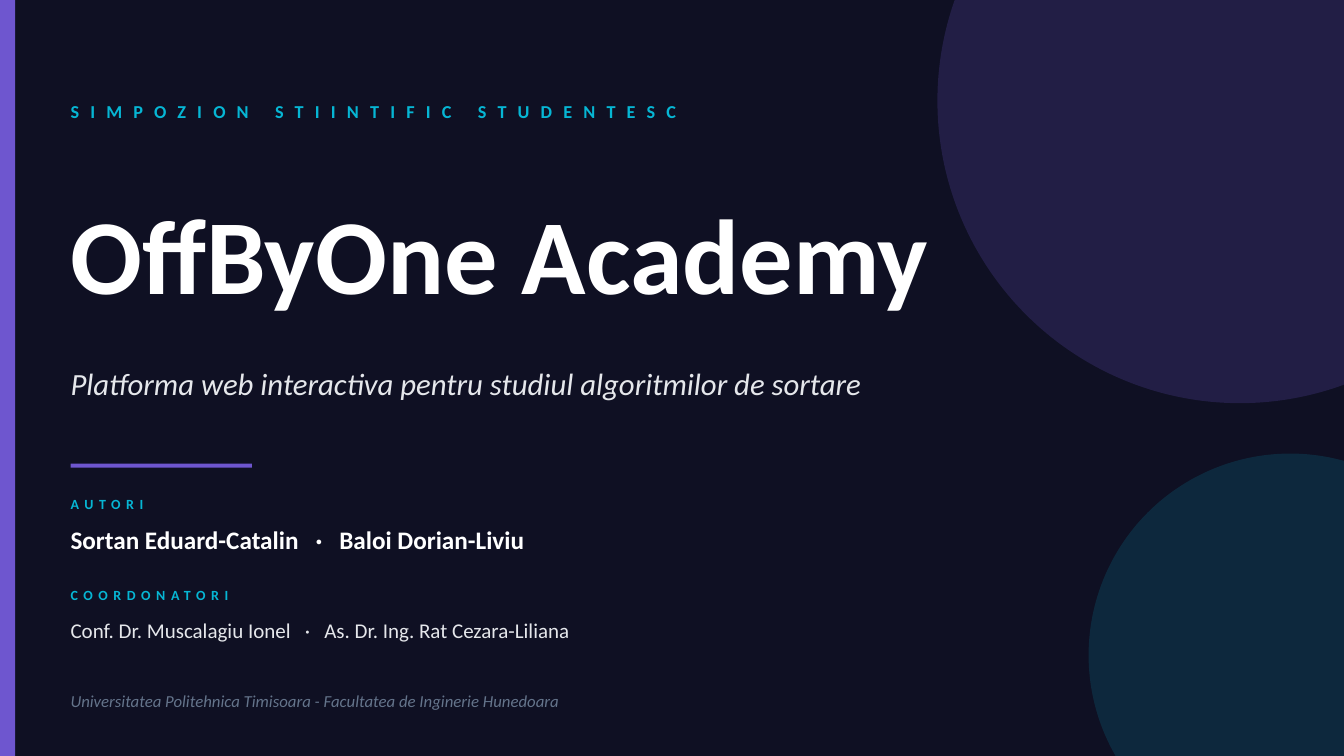
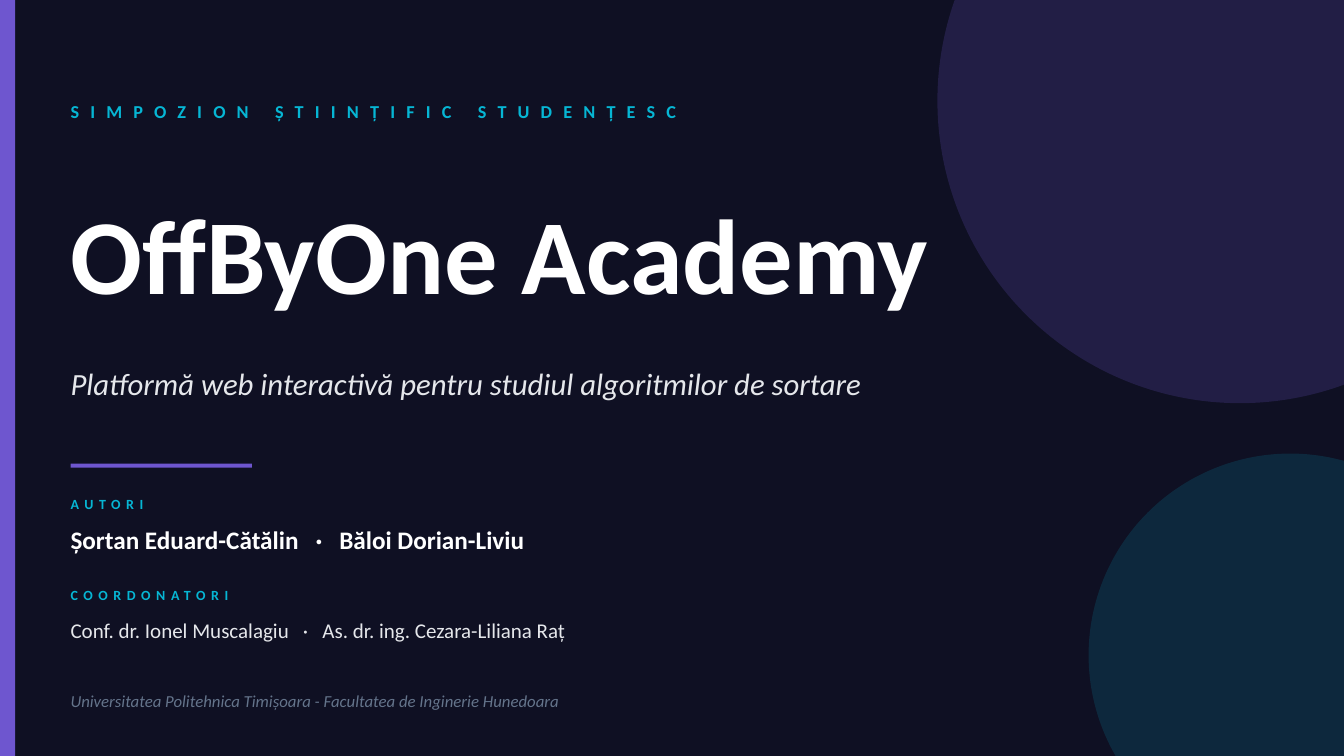
Before and after one commit to Sulf223/SImp, a slide deck: slide 1 of Prezentare_OffByOne_Scurta.pptx. Drawn at 1344x756 pixels with LibreOffice and Linux fonts; fonts in the diff are those of the drawing. Boxes give left, top, right and bottom in pixels: in the first picture for what was removed or moved away, otherwise in the second. Text is boxed around its words. In the diff, an @@ line names an element or a change of style, - is before the commit and + after.

```diff
--- a/Prezentare_OffByOne_Scurta.pptx
+++ b/Prezentare_OffByOne_Scurta.pptx
@@ text at bbox=[71, 91, 1079, 131]: text changed @@
-SIMPOZION STIINTIFIC STUDENTESC
+SIMPOZION ȘTIINȚIFIC STUDENȚESC
@@ text at bbox=[71, 373, 861, 401]: text changed @@
-Platforma web interactiva pentru studiul algoritmilor de sortare
+Platformă web interactivă pentru studiul algoritmilor de sortare
@@ text at bbox=[71, 531, 524, 554]: text changed @@
-Sortan Eduard-Catalin · Baloi Dorian-Liviu
+Șortan Eduard-Cătălin · Băloi Dorian-Liviu
@@ text at bbox=[71, 623, 565, 642]: text changed @@
-Conf. Dr. Muscalagiu Ionel · As. Dr. Ing. Rat Cezara-Liliana
+Conf. dr. Ionel Muscalagiu · As. dr. ing. Cezara-Liliana Raț
```
Also in this commit, not shown: 5 other slides changed, 1 slide added, 2 slides removed, 20 other files.
